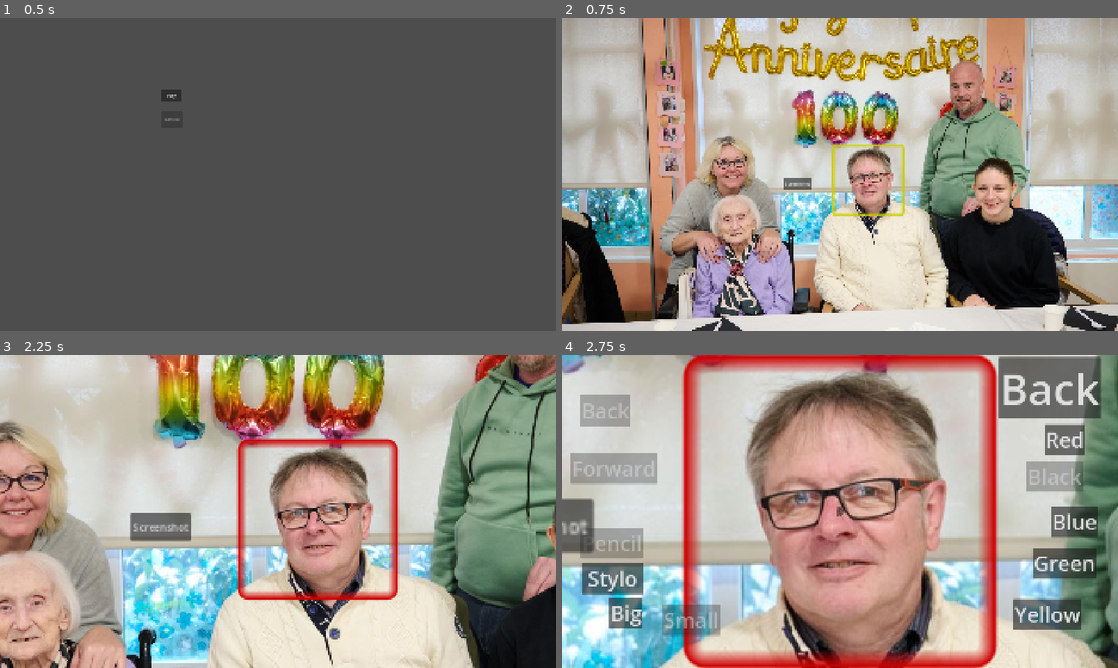
Above: before the commit, frames 1-4 (two rows, left to right).
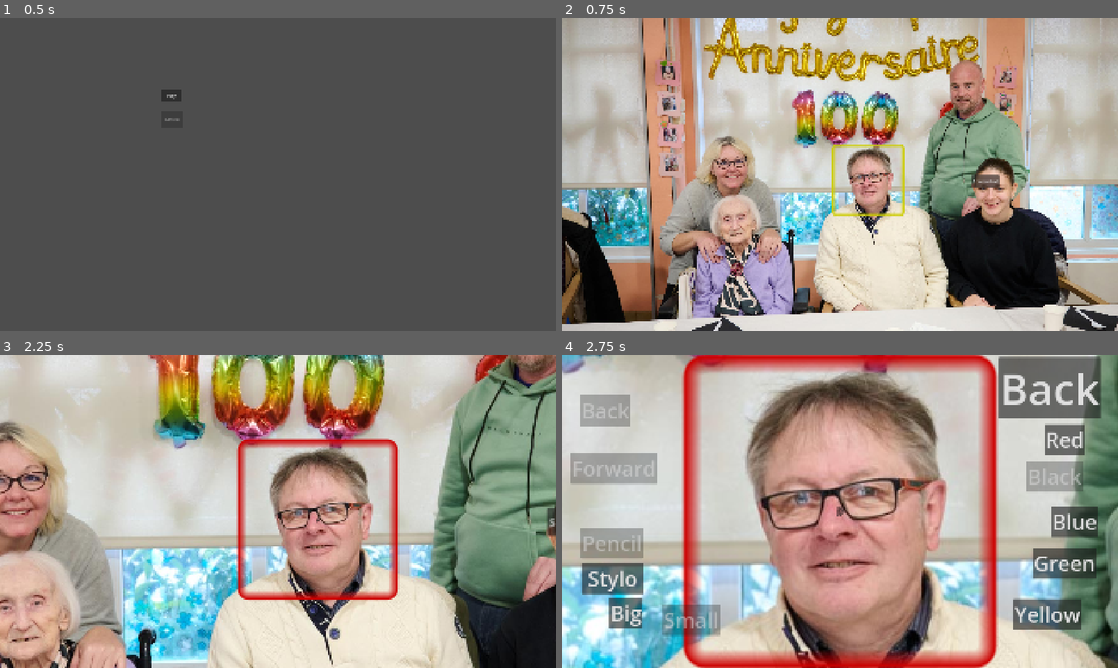
Above: after the commit, the same moments.

Repository: DGoblot/enjam2026
Game: Godot game, scene res://scenes/main_menu.tscn
Two runs of this game, one before a commit and one after it. Both use one fixed random seed, a clock stepped at 60 frames per second and the inputs below.
Inputs (mouse positions are in pixels of both pictures, inside the frame that each line leads up to):
- Up to frame 1 (0.5 s): no input
- Up to frame 2 (0.75 s): click "Play" at 0.5 s
- Up to frame 3 (2.25 s): click "Screenshot" at 1.25 s; click (305, 517) at 2 s
- Up to frame 4 (2.75 s): no input

Frame 1 is identical in both runs. In frame 2, 0.4% of the frame differs, in the area x 39-79%, y 50-55%; in frame 3, 1.1%, in the area x 23-100%, y 48-60%; in frame 4, 1.0%.
Error in both runs: Invalid access to property or key 'pressed' on a base object of type 'null instance'. (res://scripts/drawzone.gd:62)

Commit message:
Update test_colo.tscn

Diff:
--- a/scenes/test_colo.tscn
+++ b/scenes/test_colo.tscn
@@ -216,11 +216,11 @@
 toggle_mode = true
 text = "Yellow"
 
-[node name="Screen" type="Button" parent="Buttons" unique_id=1199653726]
-unique_name_in_owner = true
-layout_mode = 0
-offset_left = 766.0
-offset_top = 550.0
-offset_right = 861.0
-offset_bottom = 593.0
+[node name="ButtonsScreen" type="Button" parent="." unique_id=1199653726]
+unique_name_in_owner = true
+layout_mode = 0
+offset_left = 1415.0
+offset_top = 542.0
+offset_right = 1510.0
+offset_bottom = 585.0
 text = "Screenshot"
